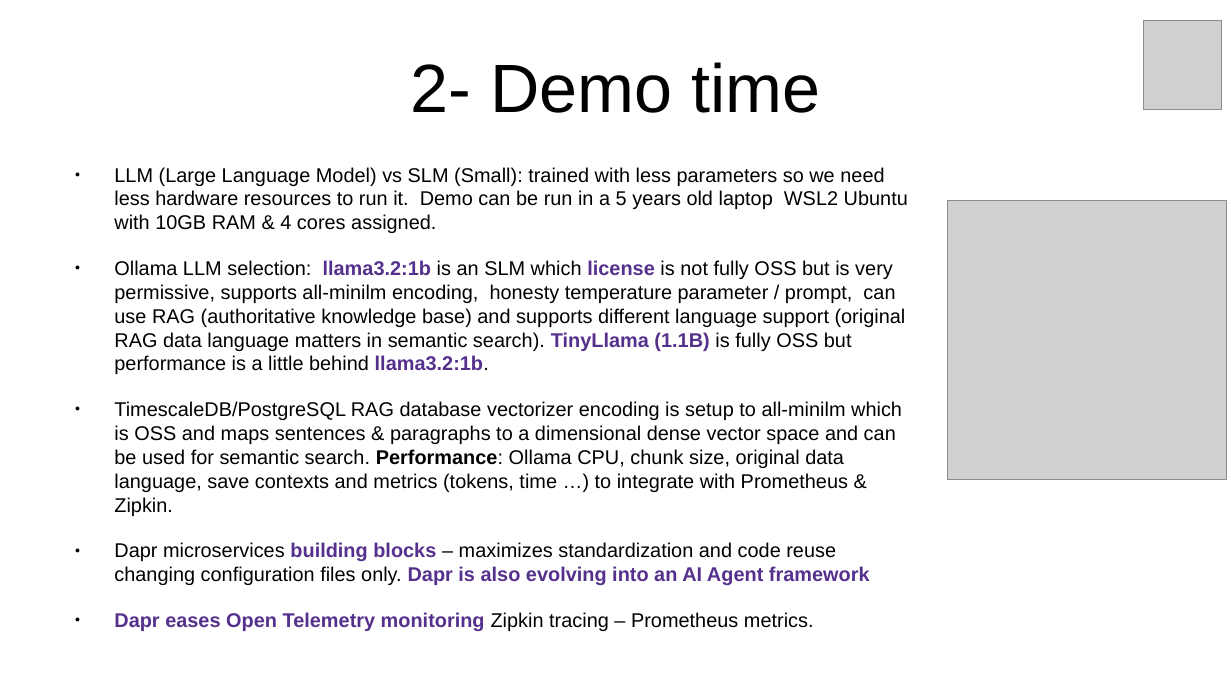
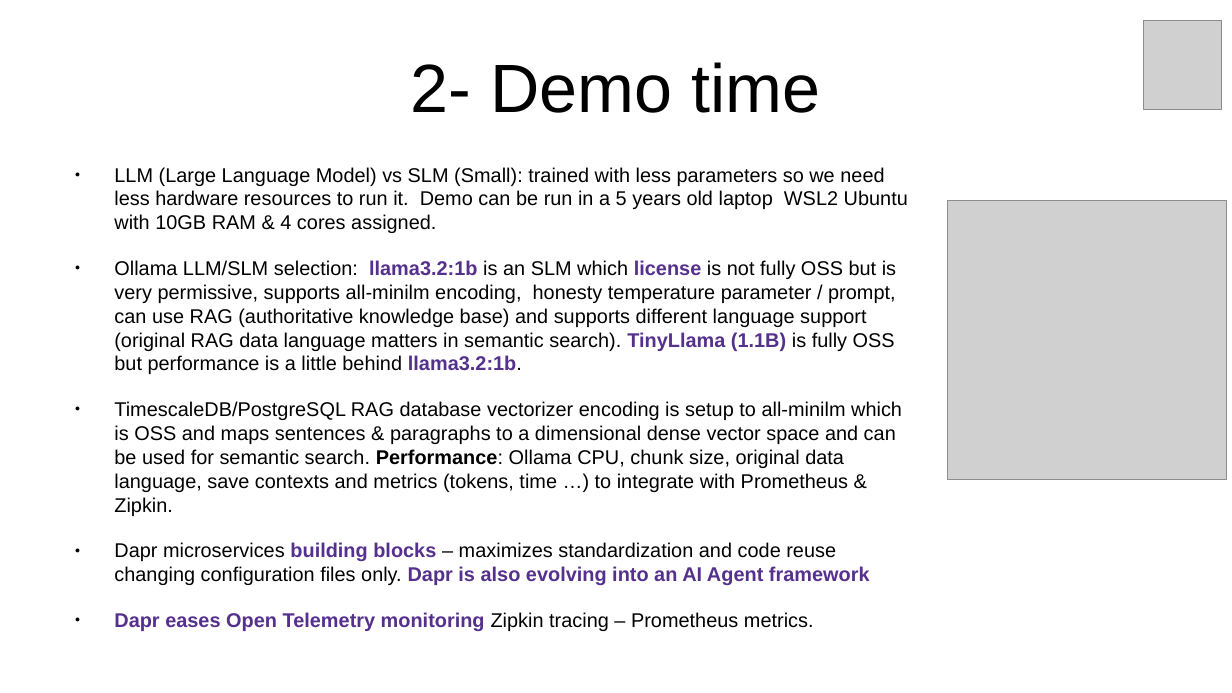
Before and after one commit to inigokintana/homelab-2-prod-ai-golden-path, a slide deck: slide 5 of docs/Presentation-homelab-2-prod-ai-golden-path.odp. Drawn at 1232x693 pixels with LibreOffice and Linux fonts; fonts in the diff are those of the drawing; grey boxes stand for pictures. Boxes give left, top, right and bottom in pixels: in the first picture for what was removed or moved away, otherwise in the second. Text is boxed around its words. In the diff, an @@ line names an element or a change of style, - is before the commit and + after.

```diff
--- a/docs/Presentation-homelab-2-prod-ai-golden-path.odp
+++ b/docs/Presentation-homelab-2-prod-ai-golden-path.odp
@@ text at bbox=[114, 260, 896, 374]: text changed @@
-● Ollama LLM selection: llama3.2:1b is an SLM which license is not fully OSS but is very permissive, supports all-minilm encoding, honesty temperature parameter / prompt, can use RAG (authoritative knowledge base) and supports different language support (original RAG data language matters in semantic search). TinyLlama (1.1B) is fully OSS but performance is a little behind llama3.2:1b.
+● Ollama LLM/SLM selection: llama3.2:1b is an SLM which license is not fully OSS but is very permissive, supports all-minilm encoding, honesty temperature parameter / prompt, can use RAG (authoritative knowledge base) and supports different language support (original RAG data language matters in semantic search). TinyLlama (1.1B) is fully OSS but performance is a little behind llama3.2:1b.
```
Also in this commit, not shown: 4 other slides changed, 3 other files.
